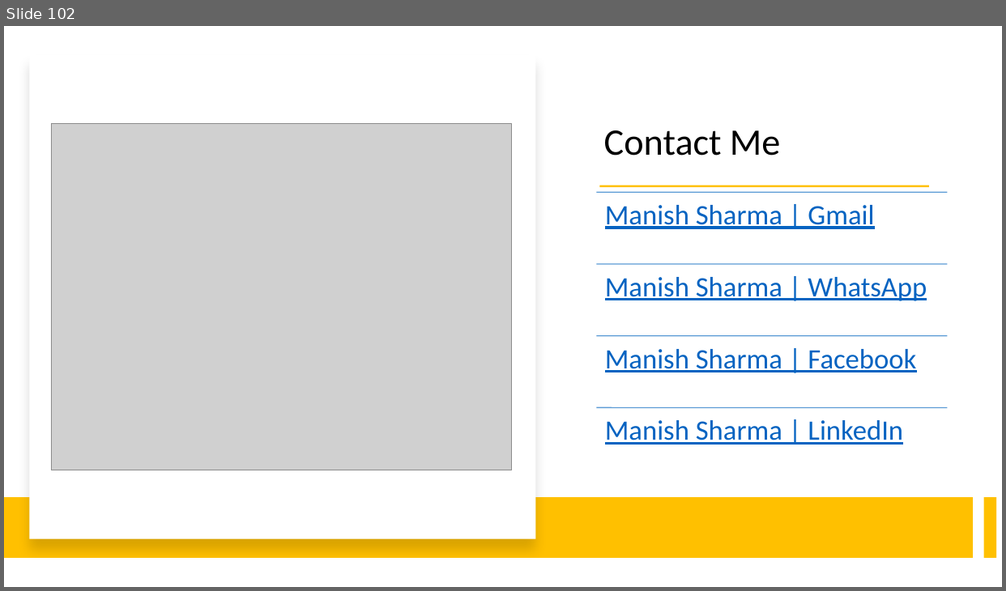
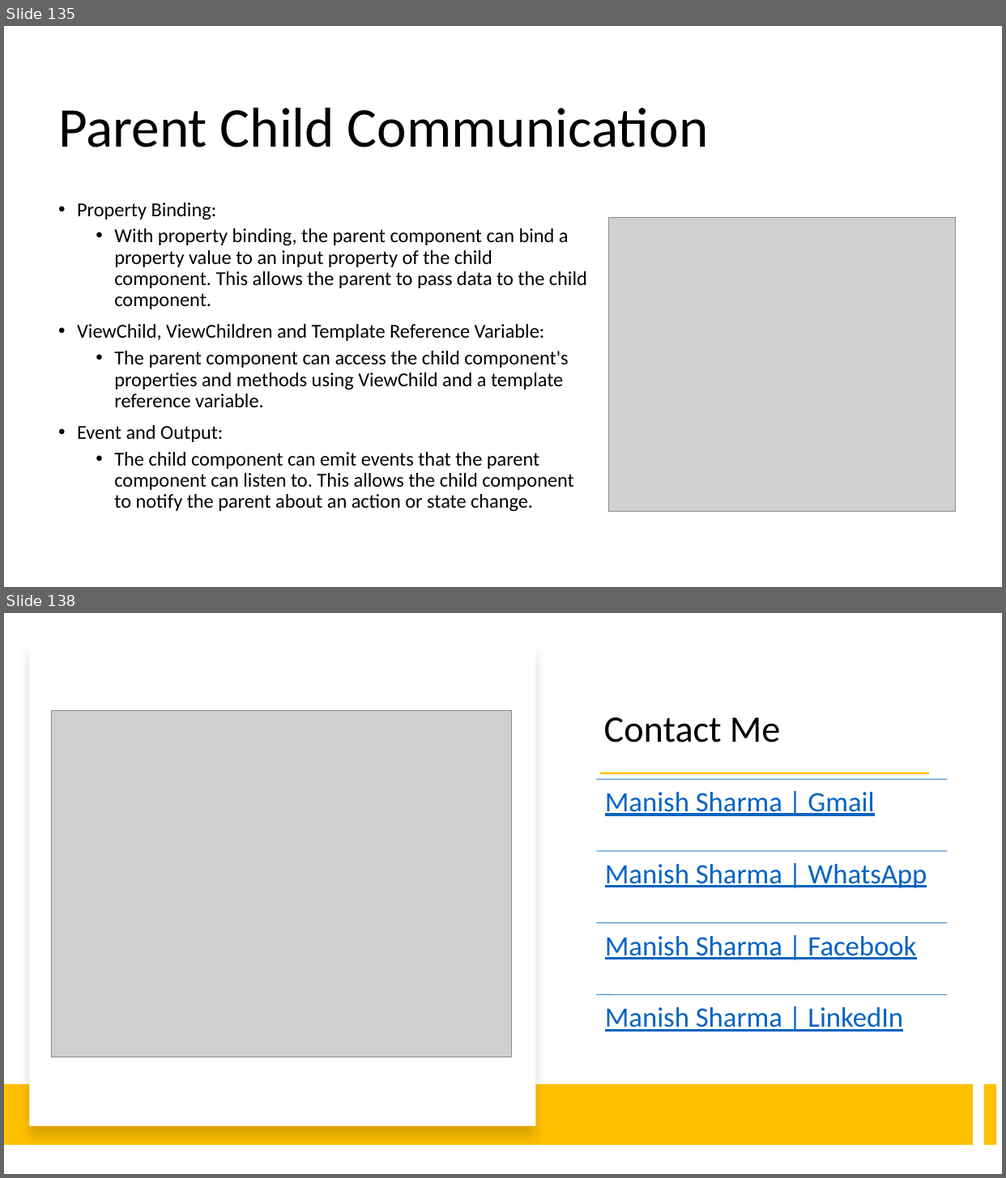
Before and after one commit to explore-with-manish/BFL_Byte_Jul23, a slide deck: Ng-Byte.pptx. Shown one above the other, each under a label of ours: slide 102 before the commit, slides 135 and 138 after it; the slides between them are not shown. The pictures are 1006x591 and 1006x1178 pixels, drawn with LibreOffice and Linux fonts; fonts in the diff are those of the drawing; grey boxes stand for pictures. Boxes give left, top, right and bottom in pixels: in the first picture for what was removed or moved away, otherwise in the second. Text is boxed around its words. In the diff, an @@ line names an element or a change of style, - is before the commit and + after.

Commit message:
Communication

```diff
--- a/Ng-Byte.pptx
+++ b/Ng-Byte.pptx
@@ slide 135 added at [4,26,1002,587], background #FFFFFF @@
@@ title added at [58,108,709,148], 54 pt, text #000000 @@
+Parent Child Communication
@@ text added at [77,203,587,512], 19 pt, text #000000 @@
+• Property Binding:
+  • With property binding, the parent component can bind a property value to an input property of the child component. This allows the parent to pass data to the child component.
+• ViewChild, ViewChildren and Template Reference Variable:
+  • The parent component can access the child component's properties and methods using ViewChild and a template reference variable.
+• Event and Output:
+  • The child component can emit events that the parent component can listen to. This allows the child component to notify the parent about an action or state change.
@@ picture added at [608,218,955,513] @@
@@ what was slide 102 is now slide 138 @@
```
Also in this commit, not shown: 1 slide changed, 35 other slides added, 8 other files.
